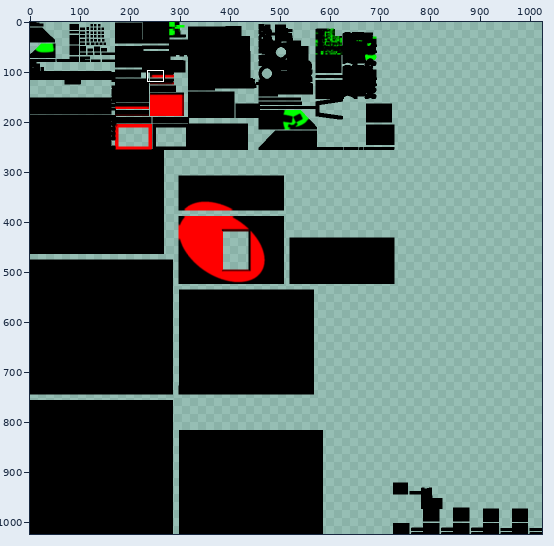
Two versions of one sprite sheet, Projet-WYE/Assets/Scenes/Office/Lightmap-0_comp_shadowmask.png. Above: a wide view before the commit, with the close-up outlined.
Close-up. The starting point:
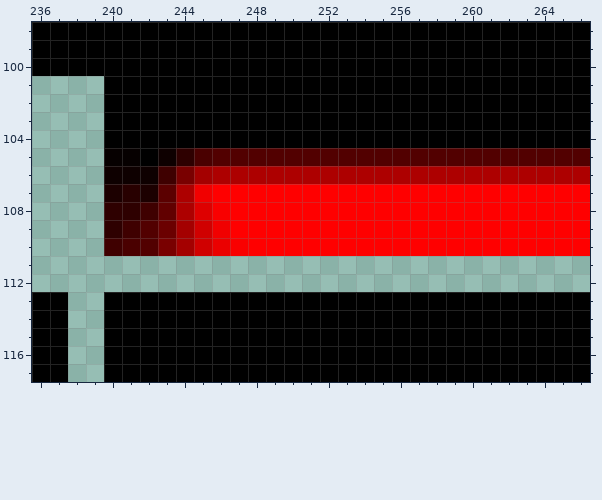
The file is 1024x1024 pixels. Colours within 5 levels of each other are drawn and written as one. Shown: x 236..266, y 98..117. The commit also changed other parts of the picture, which this record leaves out.
The same view after the edit:
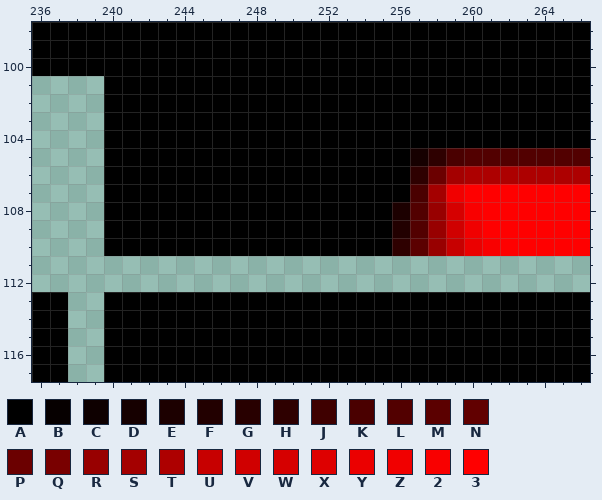
Palette (. is transparent): A #000000  B #060000  C #0e0000  D #160000  E #1c0000  F #220000  G #280000  H #2e0000  J #3f0000  K #4a0000  L #520000  M #5b0000  N #610000  P #6b0000  Q #790000  R #980000  S #a40000  T #ad0000  U #c70000  V #d00000  W #d60000  X #de0000  Y #eb0000  Z #f10000  2 #f90000  3 #ff0000
Changes in this commit:
Colour 2 replaces colour 3 in row 108 at x 260; in row 110 at x 261.
Colour A replaces colour 2 in row 108 at x 246; in row 110 at x 247.
Colour A replaces colour 3 in row 107 at x 246 to 256; in rows 108 to 109 at x 247 to 255; in row 110 at x 248 to 255.
Colour A replaces colour B in row 105 at x 240 to 241.
Colour A replaces colour C in row 105 at x 243; in row 106 at x 240 to 242.
Colour A replaces colour E in row 107 at x 240 and 242.
Colour A replaces colour G in row 107 at x 241.
Colour A replaces colour H in row 105 at x 244; in row 108 at x 240 to 241; in row 109 at x 240.
Colour A replaces colour J in row 106 at x 243; in row 108 at x 242; in row 109 at x 241; in row 110 at x 240.
Colour A replaces colour K in row 105 at x 245; in row 110 at x 241.
Colour A replaces colour L in row 105 at x 246 to 256; in rows 109 to 110 at x 242.
Colour A replaces colour M in row 107 at x 243.
Colour A replaces colour N in row 108 at x 243.
Colour A replaces colour P in row 109 at x 243.
Colour A replaces colour Q in row 106 at x 244; in row 110 at x 243.
Colour A replaces colour S in row 106 at x 245; in rows 109 to 110 at x 244.
Colour A replaces colour T in row 106 at x 246 to 256; in rows 107 to 108 at x 244.
Colour A replaces colour V in rows 109 to 110 at x 245.
Colour A replaces colour X in row 108 at x 245.
Colour A replaces colour Y in row 110 at x 246.
Colour A replaces colour Z in row 107 at x 245; in row 109 at x 246.
Colour D replaces colour L in row 105 at x 257.
Colour E replaces colour 3 in row 108 at x 256.
Colour F replaces colour 3 in row 109 at x 256.
Colour H replaces colour 3 in row 110 at x 256.
Colour H replaces colour L in row 105 at x 258.
Colour H replaces colour T in row 106 at x 257.
Colour K replaces colour 3 in row 107 at x 257.
Colour K replaces colour L in row 105 at x 259.
Colour L replaces colour 3 in rows 108 to 109 at x 257.
Colour M replaces colour 3 in row 110 at x 257.
Colour P replaces colour T in row 106 at x 258.
Colour R replaces colour 3 in rows 108 to 110 at x 258.
Colour S replaces colour 3 in row 107 at x 258.
Colour S replaces colour T in row 106 at x 259.
Colour U replaces colour 3 in row 110 at x 259.
Colour V replaces colour 3 in row 109 at x 259.
Colour W replaces colour 3 in row 108 at x 259.
Colour Y replaces colour 3 in row 110 at x 260.
Colour Z replaces colour 3 in row 107 at x 259; in row 109 at x 260.
Where, in picture pixels (left, top, right, bottom), the same in both close-ups:
changed: (104, 148, 500, 256)
